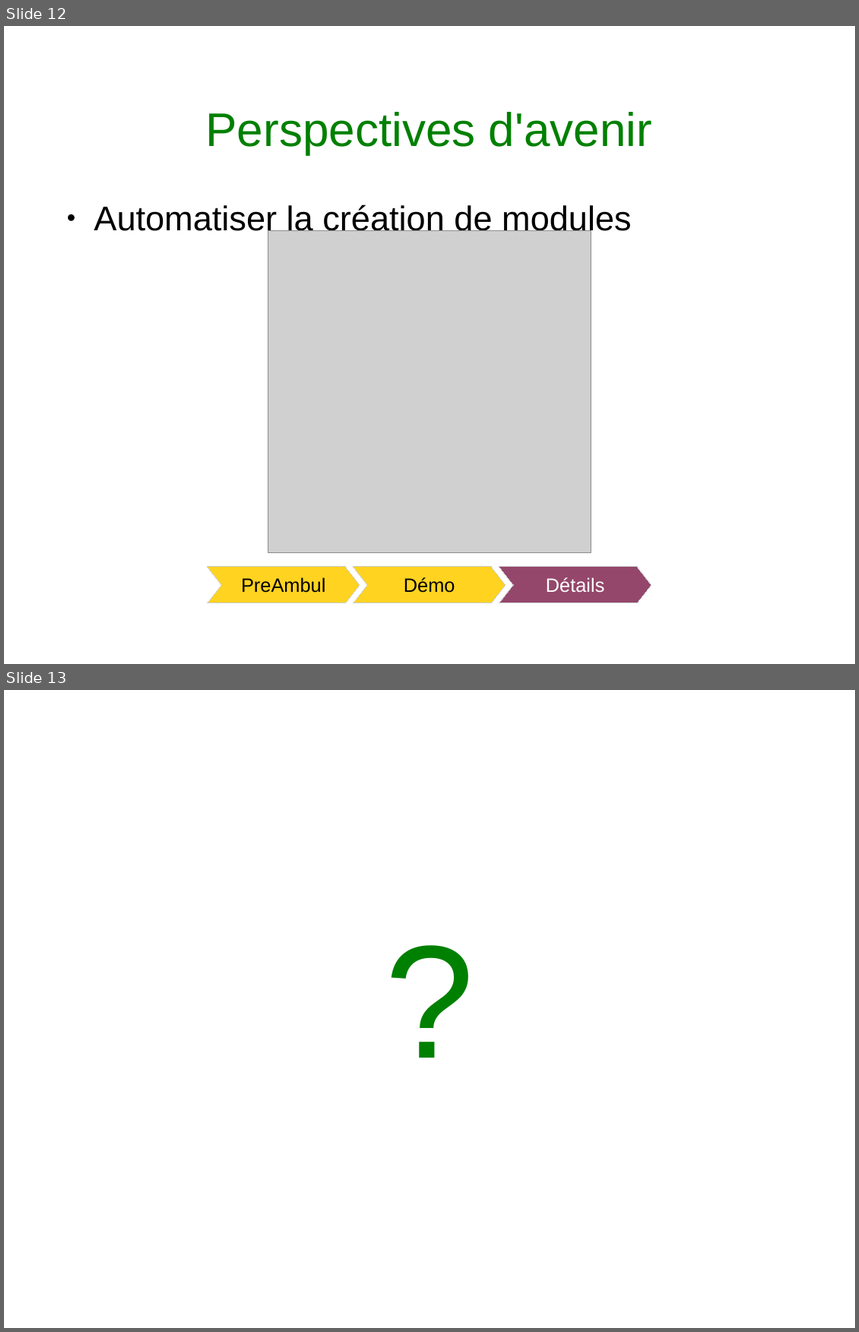
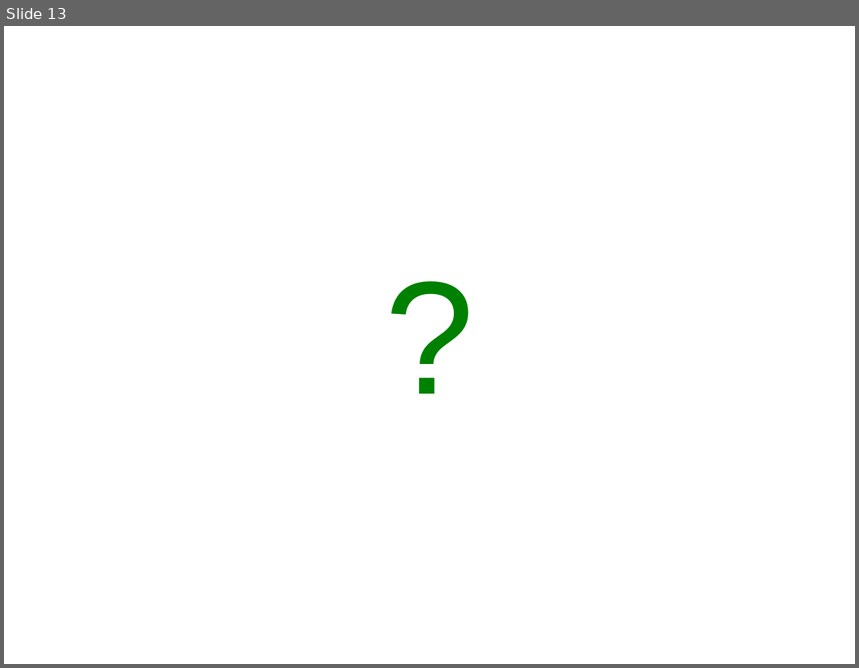
Before and after one commit to PanierAvide/PreAmbul, a slide deck: doc/developers/fr_Présentation.odp. Shown one above the other, each under a label of ours: slides 12 and 13 before the commit, slide 13 after it. The pictures are 859x1332 and 859x668 pixels, drawn with LibreOffice and Linux fonts; fonts in the diff are those of the drawing; grey boxes stand for pictures; background and template pictures are left out. Boxes give left, top, right and bottom in pixels: in the first picture for what was removed or moved away, otherwise in the second. Text is boxed around its words. In the diff, an @@ line names an element or a change of style, - is before the commit and + after.

```diff
--- a/doc/developers/fr_Présentation.odp
+++ b/doc/developers/fr_Présentation.odp
@@ slide 12 removed at [4,26,855,664], background picture (left out) @@
@@ title removed at [206,112,652,155] @@
-Perspectives d'avenir
@@ text removed at [94,205,632,237] @@
-● Automatiser la création de modules
@@ picture removed at [268,230,591,553] @@
@@ freeform shape removed at [207,567,360,604] @@
-PreAmbul
@@ freeform shape removed at [353,567,506,604] @@
-Démo
@@ freeform shape removed at [499,567,652,604] @@
-Détails
```
Also in this commit, not shown: 2 slides changed, 1 slide added, 1 other file.
